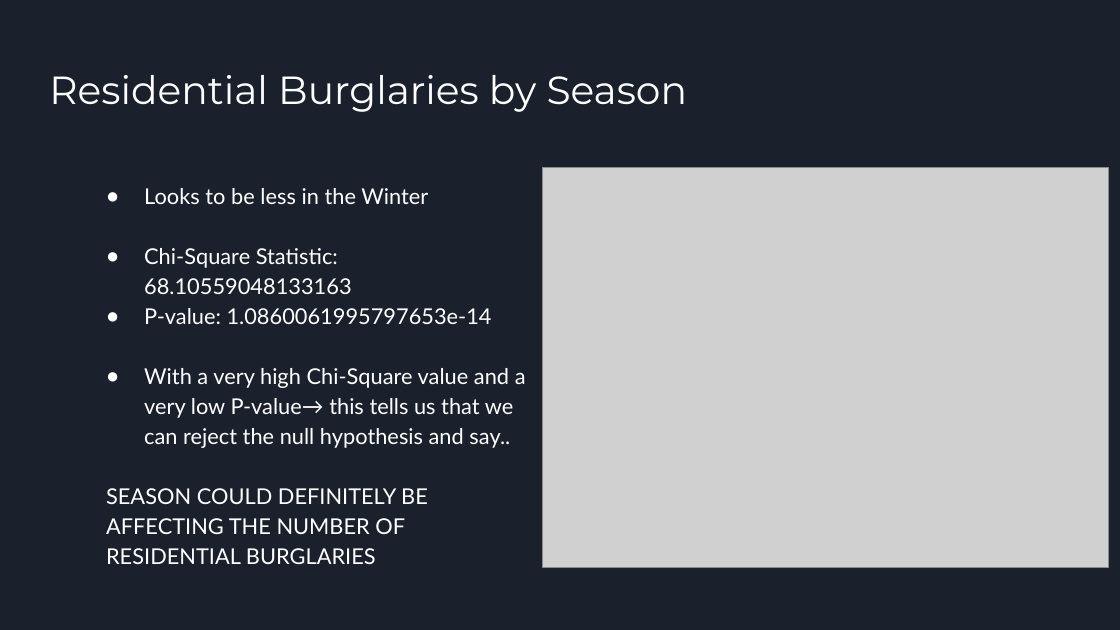
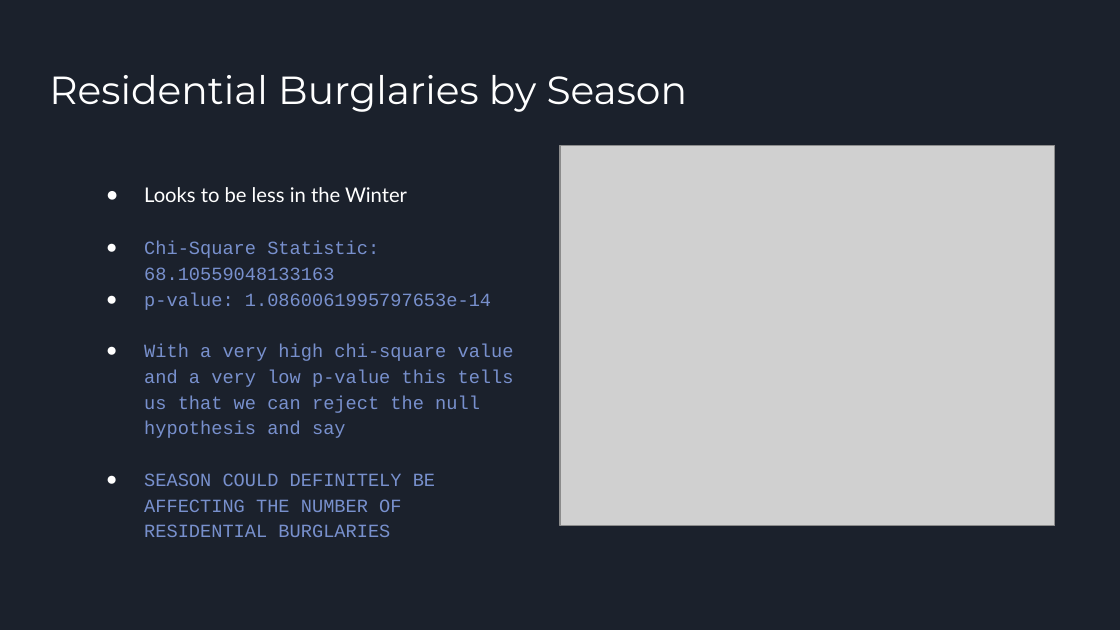
Before and after one commit to oddtexan/Project-1, a slide deck: slide 5 of Project 1 Presentation Final.pptx. Drawn at 1120x630 pixels with LibreOffice and Linux fonts; fonts in the diff are those of the drawing; grey boxes stand for pictures. Boxes give left, top, right and bottom in pixels: in the first picture for what was removed or moved away, otherwise in the second. Text is boxed around its words. In the diff, an @@ line names an element or a change of style, - is before the commit and + after.

```diff
--- a/Project 1 Presentation Final.pptx
+++ b/Project 1 Presentation Final.pptx
@@ picture: place and size @@
-picture at [542,168,1109,568]
+picture at [560,146,1055,526]
@@ text at [144,187,435,537]: size 14 to 13 pt in "Looks to be less in the Winter"; size 14 to 12 pt, font Lato to Courier New, text colour #FFFFFF to #7890CD in "Chi-Square Statistic: 68.10559048133163", "SEASON COULD DEFINITELY BE AFFECTING THE NUMBER ..."; bullet none to ● @@
@@ text at [144,293,514,438]: text changed; size 14 to 12 pt; font Lato to Courier New; text colour #FFFFFF to #7890CD @@
-● P-value: 1.0860061995797653e-14
-● With a very high Chi-Square value and a very low P-value→ this tells us that we can reject the null hypothesis and say..
+● p-value: 1.0860061995797653e-14
+● With a very high chi-square value and a very low p-value this tells us that we can reject the null hypothesis and say
```
Also in this commit, not shown: 9 other slides changed, 3 slides added, 3 slides removed.
